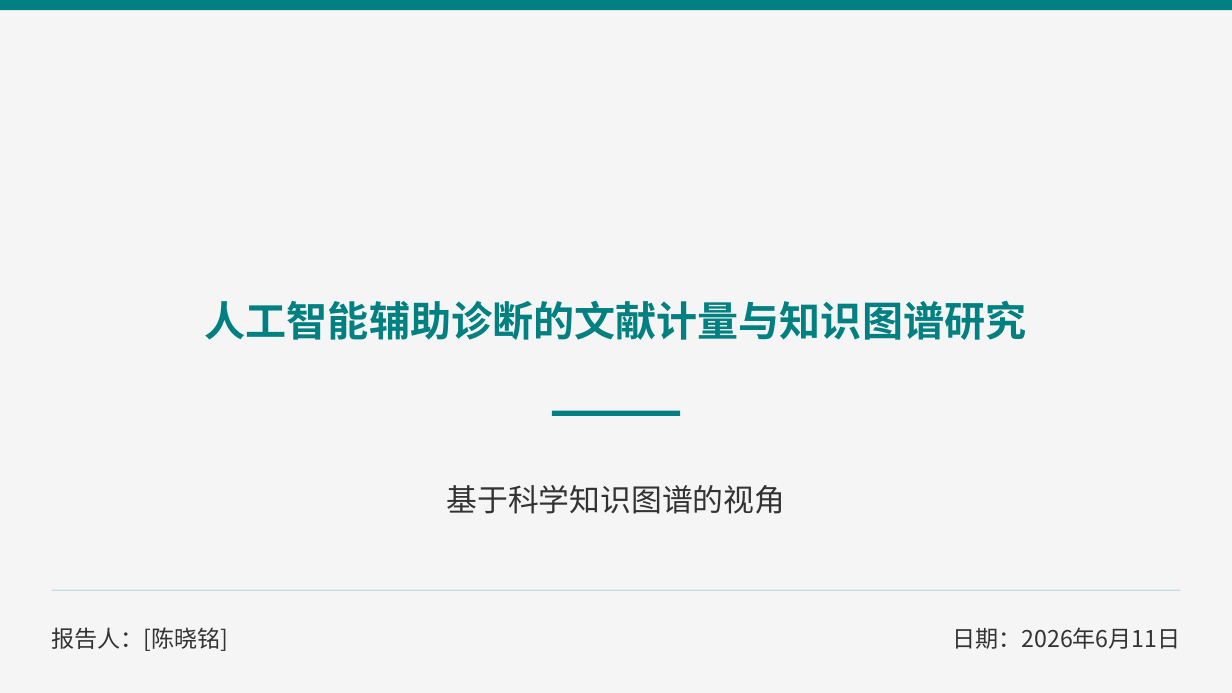
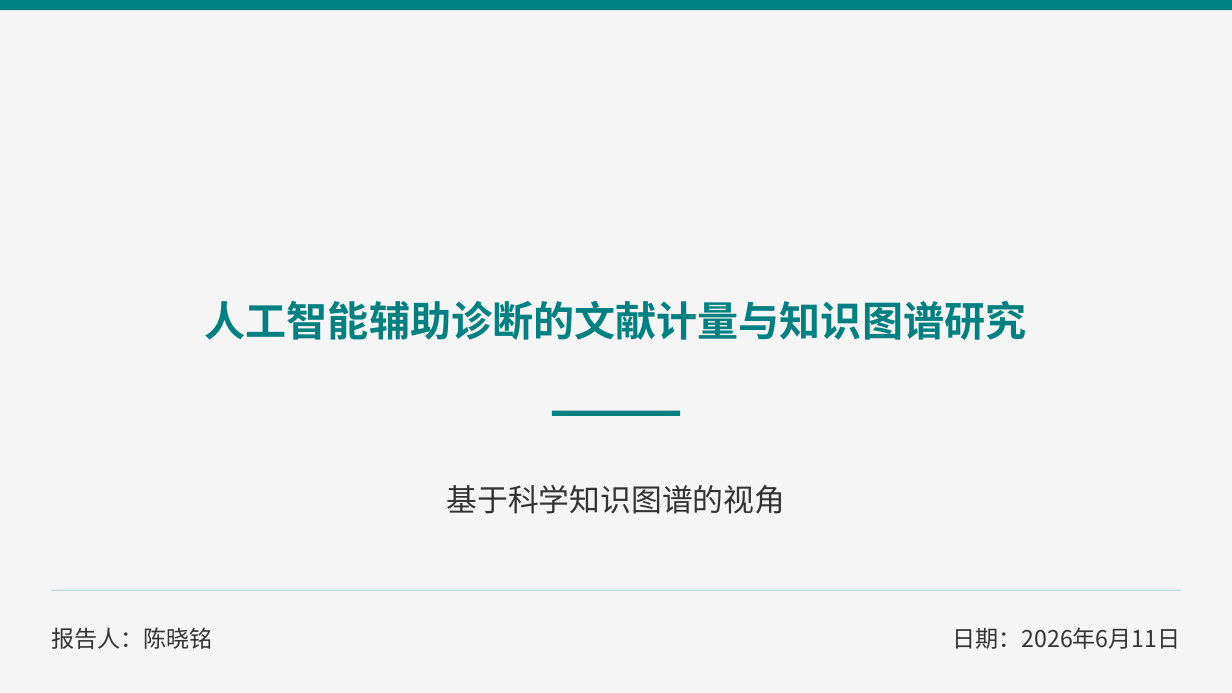
Before and after one commit to xzy11239/bibliometrics-project, a slide deck: slide 1 of presentation/人工智能辅助诊断的文献计量与知识图谱研究.pptx. Drawn at 1232x693 pixels with LibreOffice and Linux fonts; fonts in the diff are those of the drawing. Boxes give left, top, right and bottom in pixels: in the first picture for what was removed or moved away, otherwise in the second. Text is boxed around its words. In the diff, an @@ line names an element or a change of style, - is before the commit and + after.

```diff
--- a/presentation/人工智能辅助诊断的文献计量与知识图谱研究.pptx
+++ b/presentation/人工智能辅助诊断的文献计量与知识图谱研究.pptx
@@ text at [51, 627, 213, 649]: text changed @@
-报告人：[陈晓铭]
+报告人：陈晓铭
```
Also in this commit, not shown: 11 other slides changed, 4 slides added, 2 slides removed.
